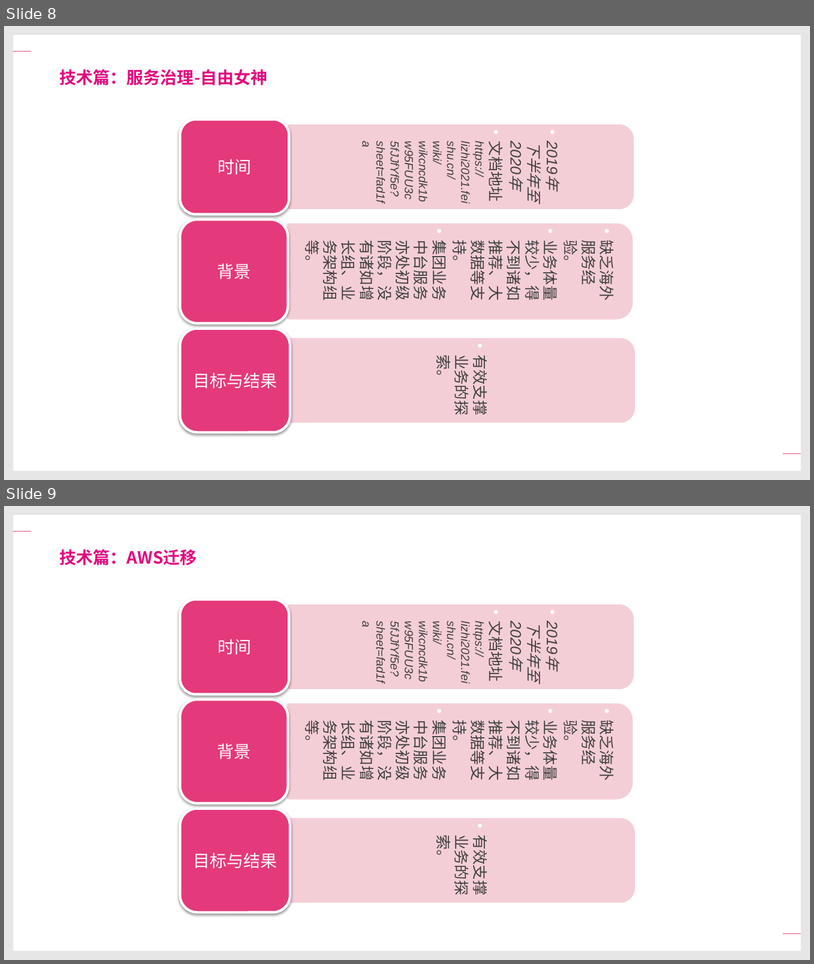
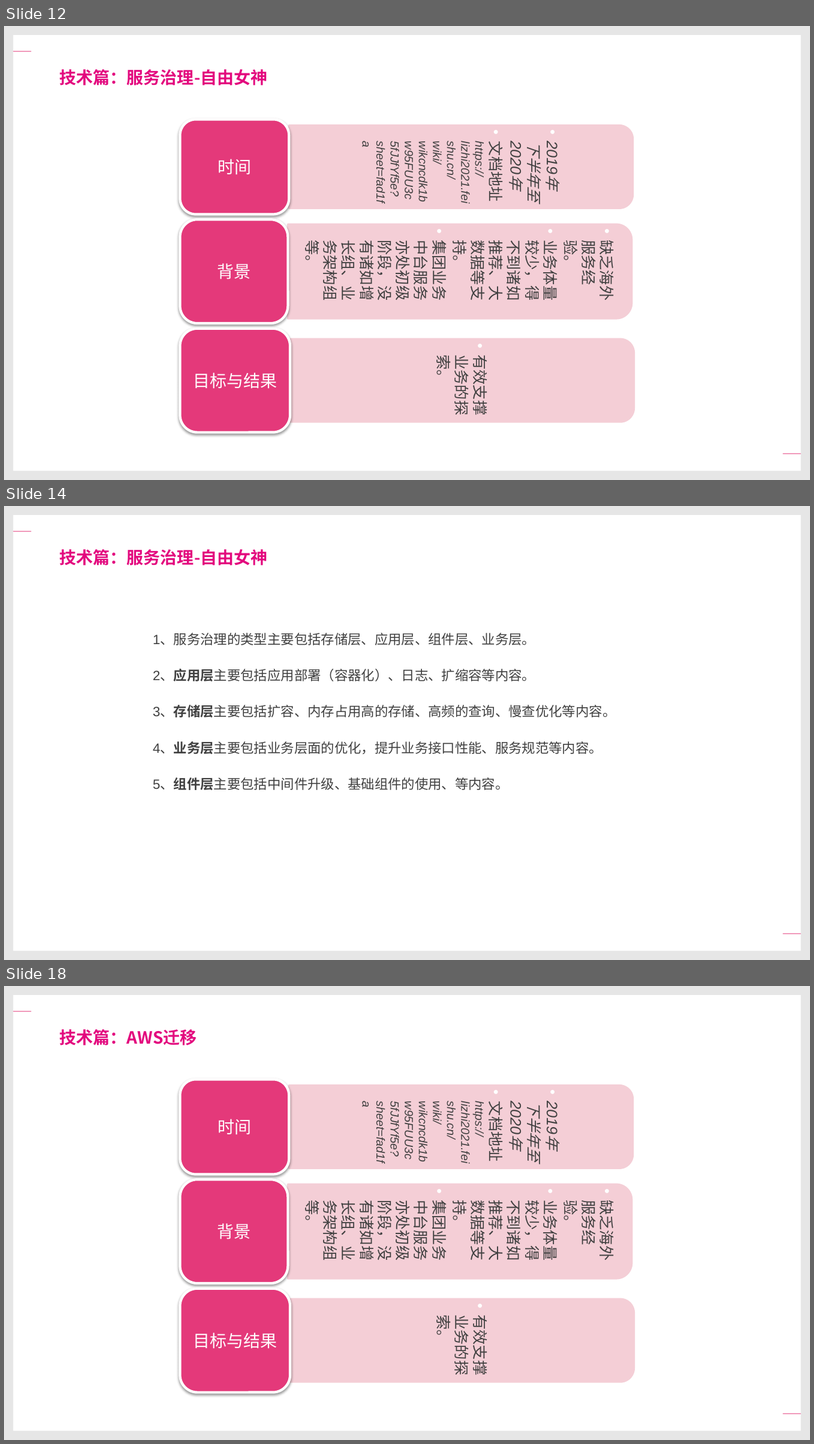
Before and after one commit to xiejuntao/growth, a slide deck: Review/TIYA服务这三年.pptx. Shown one above the other, each under a label of ours: slides 8 and 9 before the commit, slides 12, 14 and 18 after it; the slides between them are not shown. The pictures are 814x964 and 814x1444 pixels, drawn with LibreOffice and Linux fonts; fonts in the diff are those of the drawing; background and template pictures are left out. Boxes give left, top, right and bottom in pixels: in the first picture for what was removed or moved away, otherwise in the second. Text is boxed around its words. In the diff, an @@ line names an element or a change of style, - is before the commit and + after.

```diff
--- a/Review/TIYA服务这三年.pptx
+++ b/Review/TIYA服务这三年.pptx
@@ slide 14 added at box(4, 506, 810, 960), background #FFFFFF; not listed: 6 template elements that a slide beside it also shows @@
@@ text added at box(60, 549, 268, 565), 20 pt, text #E3097E, bold @@
+技术篇：服务治理-自由女神
@@ text added at box(153, 633, 616, 790), 16 pt, text #404040 @@
+1、服务治理的类型主要包括存储层、应用层、组件层、业务层。
+2、应用层主要包括应用部署（容器化）、日志、扩缩容等内容。
+3、存储层主要包括扩容、内存占用高的存储、高频的查询、慢查优化等内容。
+4、业务层主要包括业务层面的优化，提升业务接口性能、服务规范等内容。
+5、组件层主要包括中间件升级、基础组件的使用、等内容。
@@ what was slide 8 is now slide 12 @@
@@ what was slide 9 is now slide 18 @@
```
Also in this commit, not shown: 1 slide changed, 10 other slides added.
